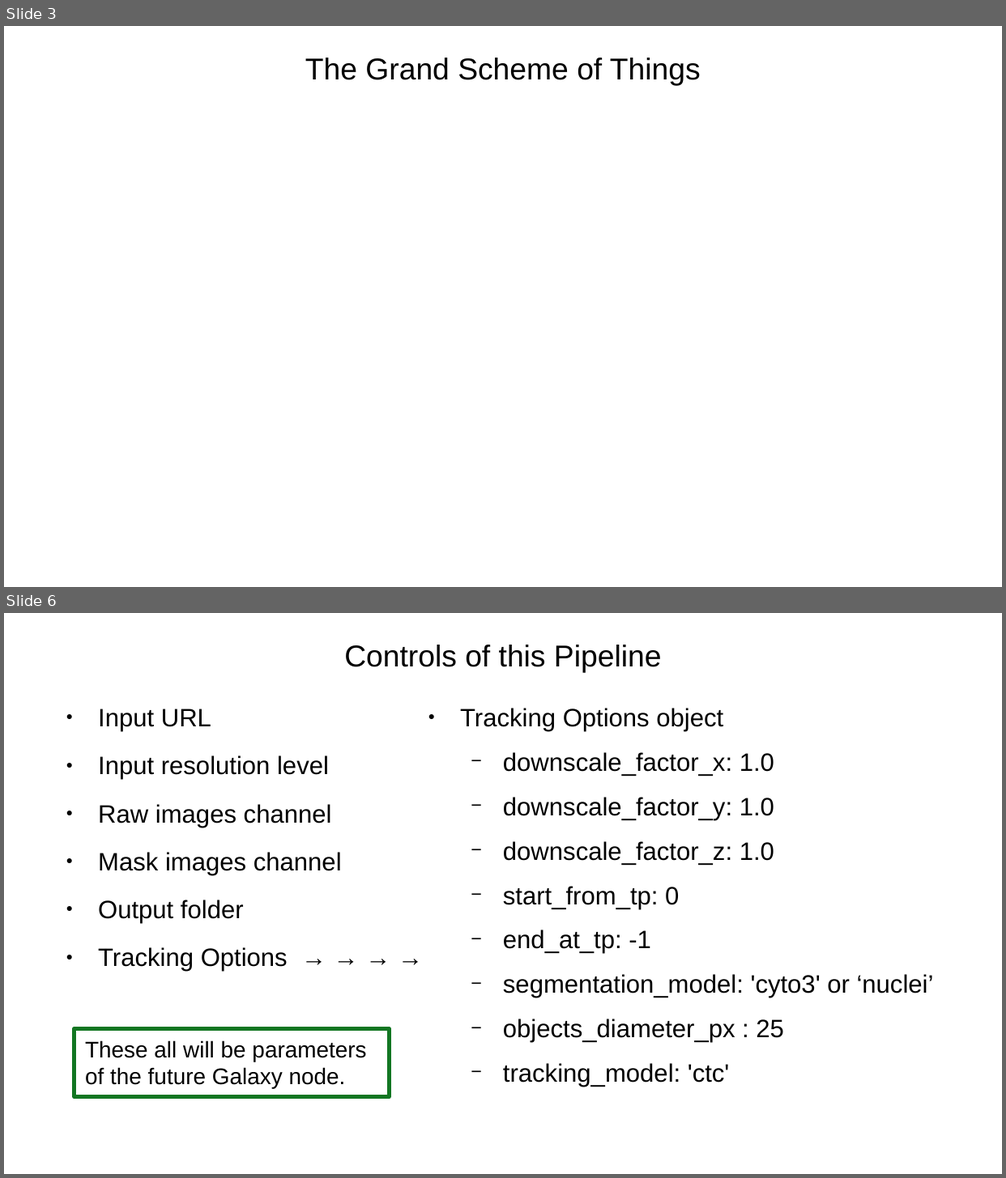
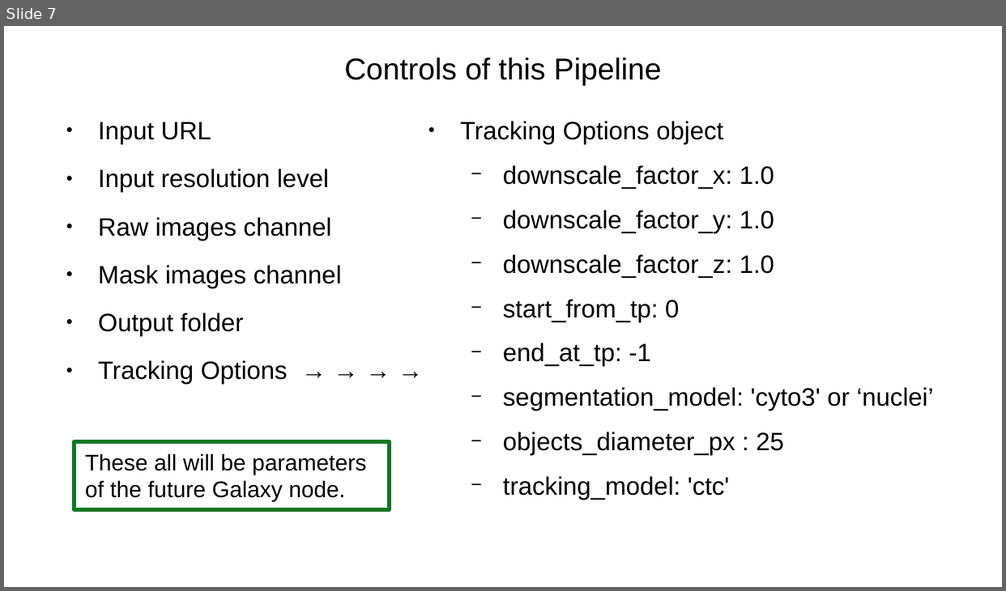
Before and after one commit to bioinfbrad/tools-iuc, a slide deck: tools/trackastra/presentation/trackastra.odp. Shown one above the other, each under a label of ours: slides 3 and 6 before the commit, slide 7 after it; the slides between them are not shown. The pictures are 1006x1178 and 1006x591 pixels, drawn with LibreOffice and Linux fonts; fonts in the diff are those of the drawing; background and template pictures are left out. Boxes give left, top, right and bottom in pixels: in the first picture for what was removed or moved away, otherwise in the second. Text is boxed around its words. In the diff, an @@ line names an element or a change of style, - is before the commit and + after.

```diff
--- a/tools/trackastra/presentation/trackastra.odp
+++ b/tools/trackastra/presentation/trackastra.odp
@@ slide 3 removed at box(4, 26, 1002, 587), background #FFFFFF @@
@@ title removed at box(305, 58, 701, 86) @@
-The Grand Scheme of Things
@@ what was slide 6 is now slide 7 @@
```
Also in this commit, not shown: 5 slides changed, 2 slides added, 1 other file.
